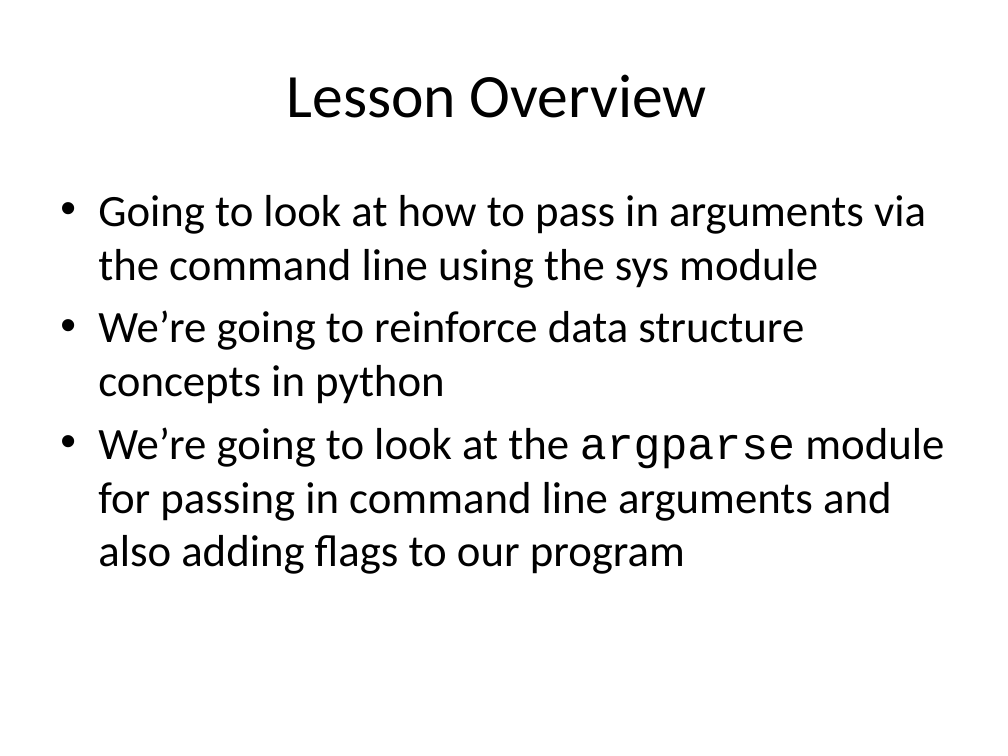
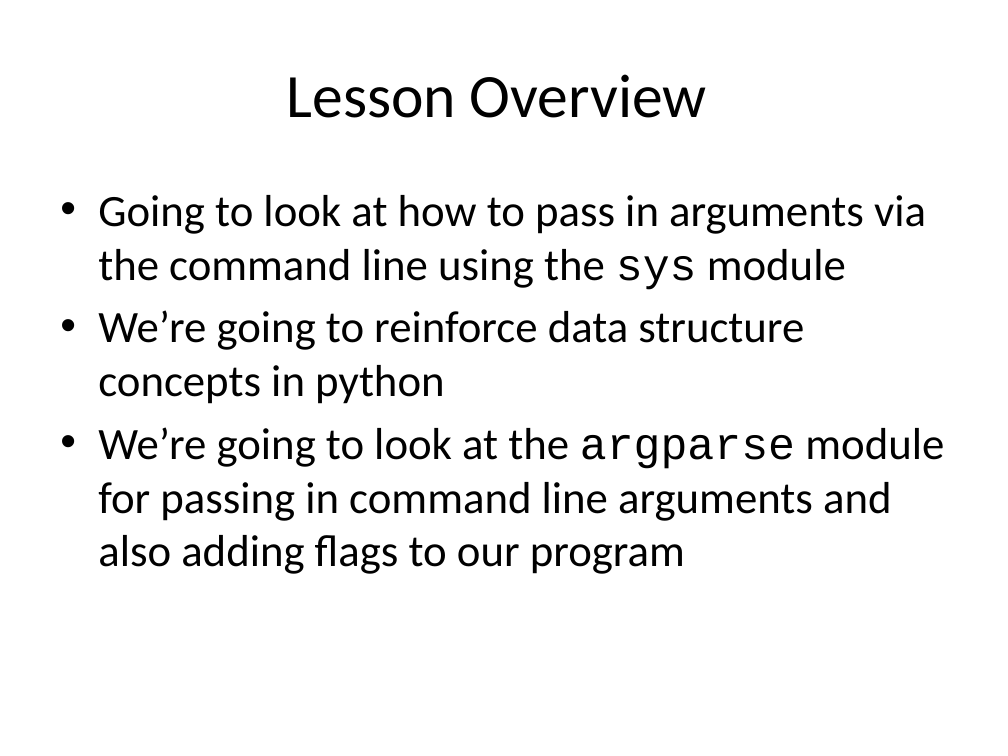
Before and after one commit to purcellconsult/python-mastery-crashcourse-one, a slide deck: slide 2 of slide_decks/commandlne_arguments_python.pptx. Drawn at 1008x756 pixels with LibreOffice and Linux fonts; fonts in the diff are those of the drawing. Boxes give left, top, right and bottom in pixels: in the first picture for what was removed or moved away, otherwise in the second. Text is boxed around its words. In the diff, an @@ line names an element or a change of style, - is before the commit and + after.

Commit message:
adding commandline option lesson

```diff
--- a/slide_decks/commandlne_arguments_python.pptx
+++ b/slide_decks/commandlne_arguments_python.pptx
@@ text at box(98, 195, 926, 290): font Calibri to Courier New in "sys" @@
```
Also in this commit, not shown: 1 other slide changed, 8 slides added, 9 slides removed, 4 other files.
